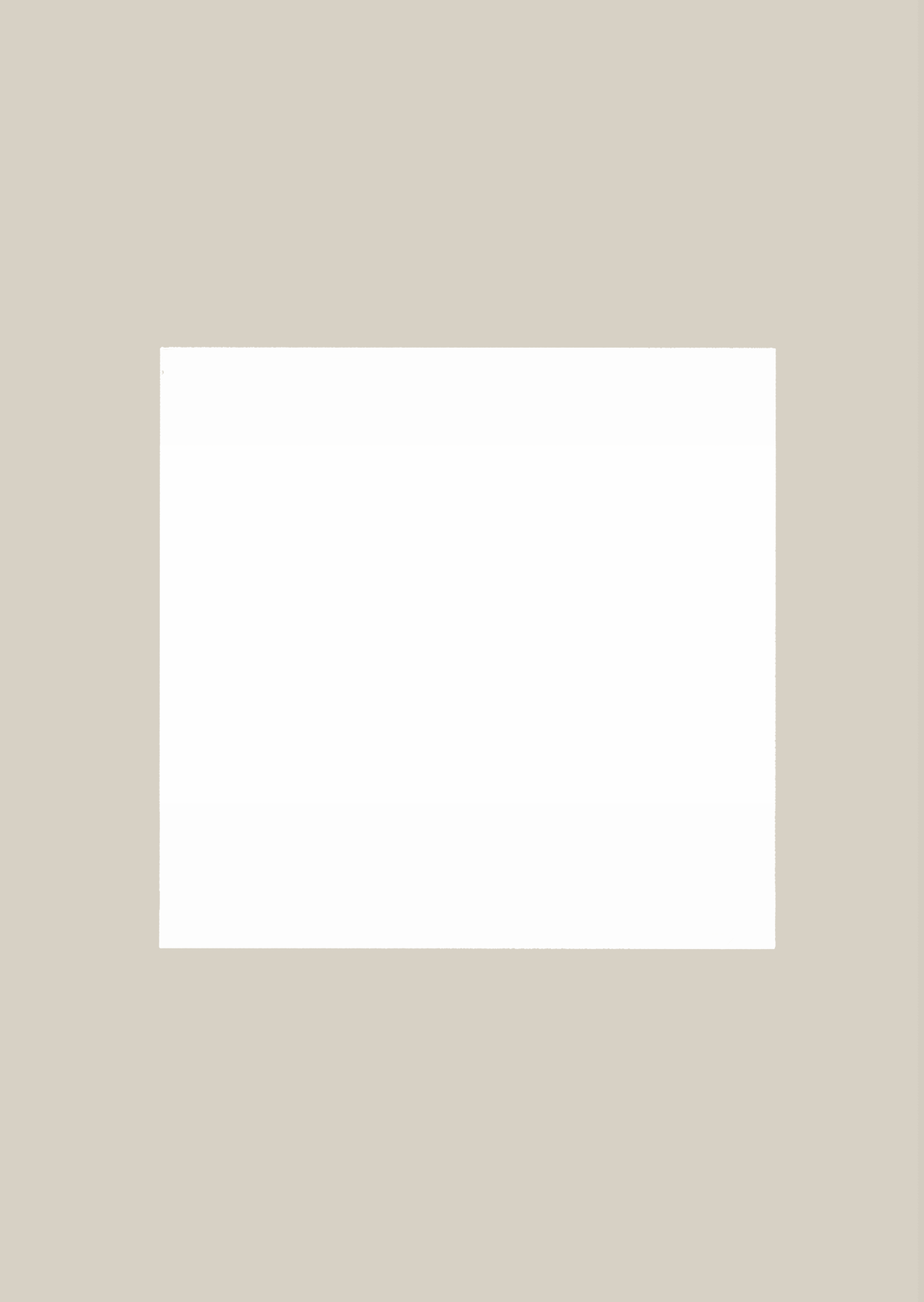
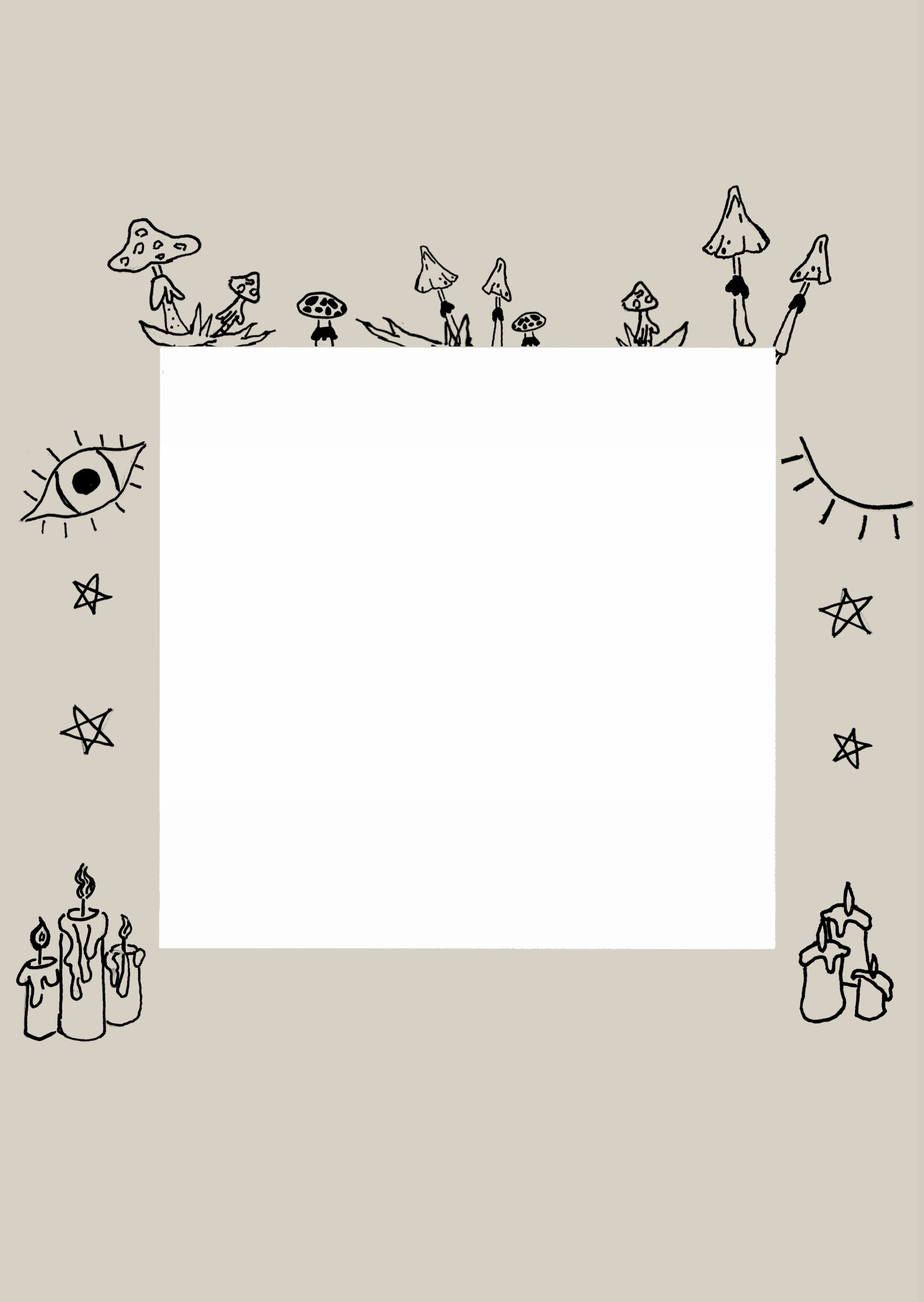
Layered file, before and after one edit (924 x 1302). Changes by layer:
added layer "stars" (1st of 2) above "stars" over [817, 586, 876, 787]
added layer "stars" (2nd of 2) above "candle 2" over [57, 556, 117, 757]
added group "candle 2" with 3 layers above "candles" over [798, 881, 894, 1025]
added layer "candle 2 lines" (1st of 2, in "candle 2") in group "candle 2" over [798, 917, 852, 1025]
added layer "candle 2 lines" (2nd of 2, in "candle 2") in group "candle 2" over [820, 881, 873, 988]
added layer "candle 1 lines" in group "candle 2" over [850, 953, 894, 1023]
added layer "candles" above "eye-closed" over [16, 862, 146, 1043]
added layer "eye-closed" above "eye-curvy" over [777, 435, 915, 543]
added layer "eye-curvy" above "Layer 4" over [16, 417, 148, 539]
added layer "Layer 4" above "Layer 1" over [106, 184, 832, 366]
